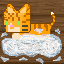
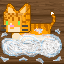
The second 64 x 64 image is a revision of the first. Changes to its layers:
painted on "Background" over [4, 4, 55, 35]
